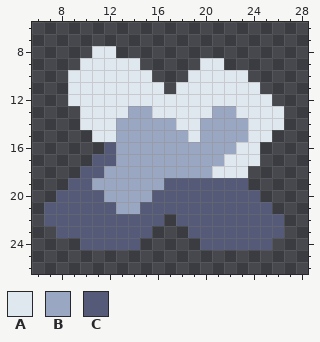
File history of a pixel-art sprite, assets/sprites/blocks/environment/outcrops/seabed-quartz-broken.png. The first picture shows the starting point.
The file is 32x32 pixels. Shown: x 6..28, y 6..26.
Palette (. is transparent): A #dfe8ef  B #9aa7c3  C #545a78
Pixels before, first column x 7:
 8 ....AA..............
 9 ...AAAAA.....AA.....
10 ..AAAAAAA...AAAAA...
11 ..AAAAAAAA.AAAAAAA..
12 ..AAAAAAAAAAAAAAAAA.
13 ...AAAABBAAAAABBAAAA
14 ...AAABBBBBAABBBBAAA
15 ....AABBBBBBABBBBAA.
16 .....CBBBBBBBBBBAA..
17 ....CCBBBBBBBBBAAA..
18 ...CCBBBBBBBBBAAA...
19 ..CCBBBBBBCCCCCCC...
20 .CCCCBBBBCCCCCCCCC..
21 CCCCCCBBCCCCCCCCCCC.
22 CCCCCCCCCC.CCCCCCCCC
23 .CCCCCCCC...CCCCCCCC
24 ...CCCCC.....CCCCCC.
Once edited:
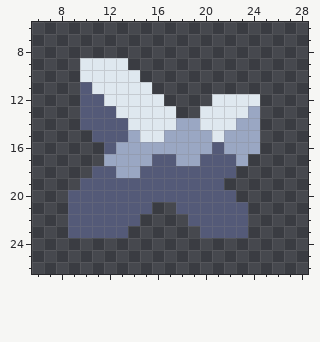
Changes in this commit:
The author changed colour B to colour A in row 13 at x 14 to 15 and 21 to 22; in row 14 at x 14 to 17 and 20 to 22; in row 15 at x 15 to 16 and 21.
The author changed colour A to colour B in row 13 at x 24; in row 14 at x 18 to 19 and 24; in row 15 at x 19 and 24; in row 16 at x 23 to 24; in row 17 at x 23.
The author changed colour C to colour B in row 17 at x 12.
The author changed colour A to colour C in row 11 at x 10; in row 12 at x 10 to 11; in rows 13 to 14 at x 10 to 12; in row 15 at x 11 to 12; in row 17 at x 22; in row 18 at x 21 to 22.
The author changed colour B to colour C in rows 14 to 15 at x 13; in row 16 at x 21; in row 17 at x 16 to 17 and 20 to 21; in row 18 at x 12 and 15 to 20; in row 19 at x 11 to 16; in row 20 at x 12 to 15.
The author changed colour B to colour C in row 21 at x 13 to 14.
Colour A is removed in row 8 at x 11 to 12; in row 9 at x 14 and 20 to 21; in row 10 at x 9, 15 and 19 to 23; in row 11 at x 9, 16 and 18 to 24; in row 12 at x 9, 17 to 20 and 25; in row 13 at x 18 to 19 and 25 to 26.
Colour A is removed in row 14 at x 25 to 26; in row 15 at x 25; in row 17 at x 24; in row 18 at x 23.
Colour C is removed in row 17 at x 11; in row 18 at x 10; in row 19 at x 9 and 22 to 23; in row 20 at x 8 and 23 to 24; in row 21 at x 7 to 8, 16 to 17 and 24 to 25; in row 22 at x 7 to 8, 15 to 16, 18 and 24 to 26.
Colour C is removed in row 23 at x 8, 14 to 15, 19 and 24 to 26; in row 24 at x 10 to 14 and 20 to 25.
Where, in picture pixels (left, top, right, bottom), the same in both pictures:
changed: (44, 46, 284, 250)
